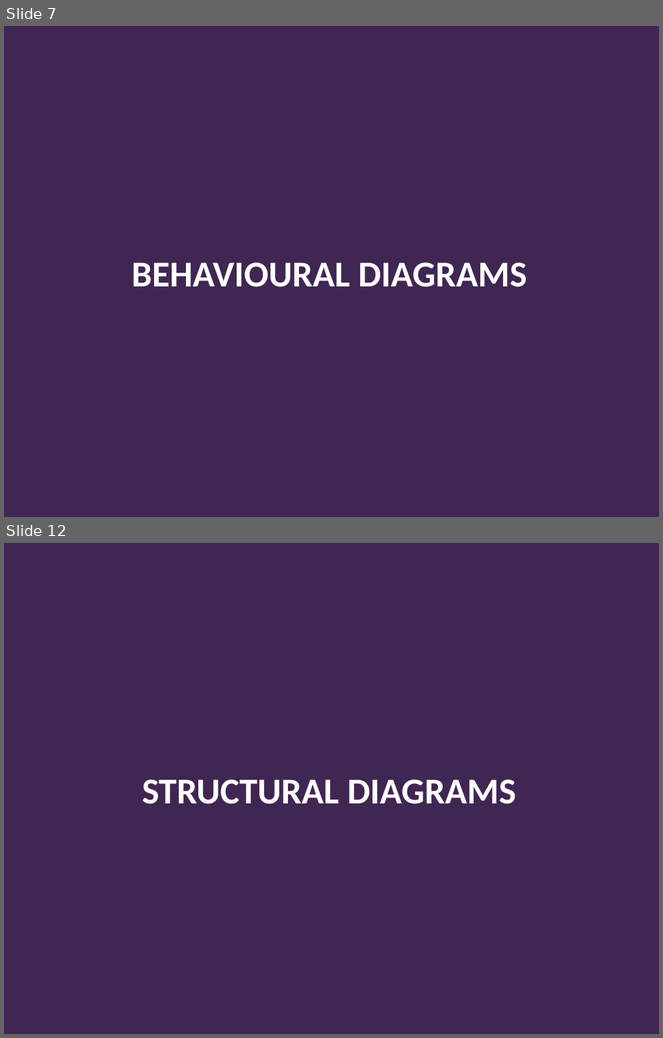
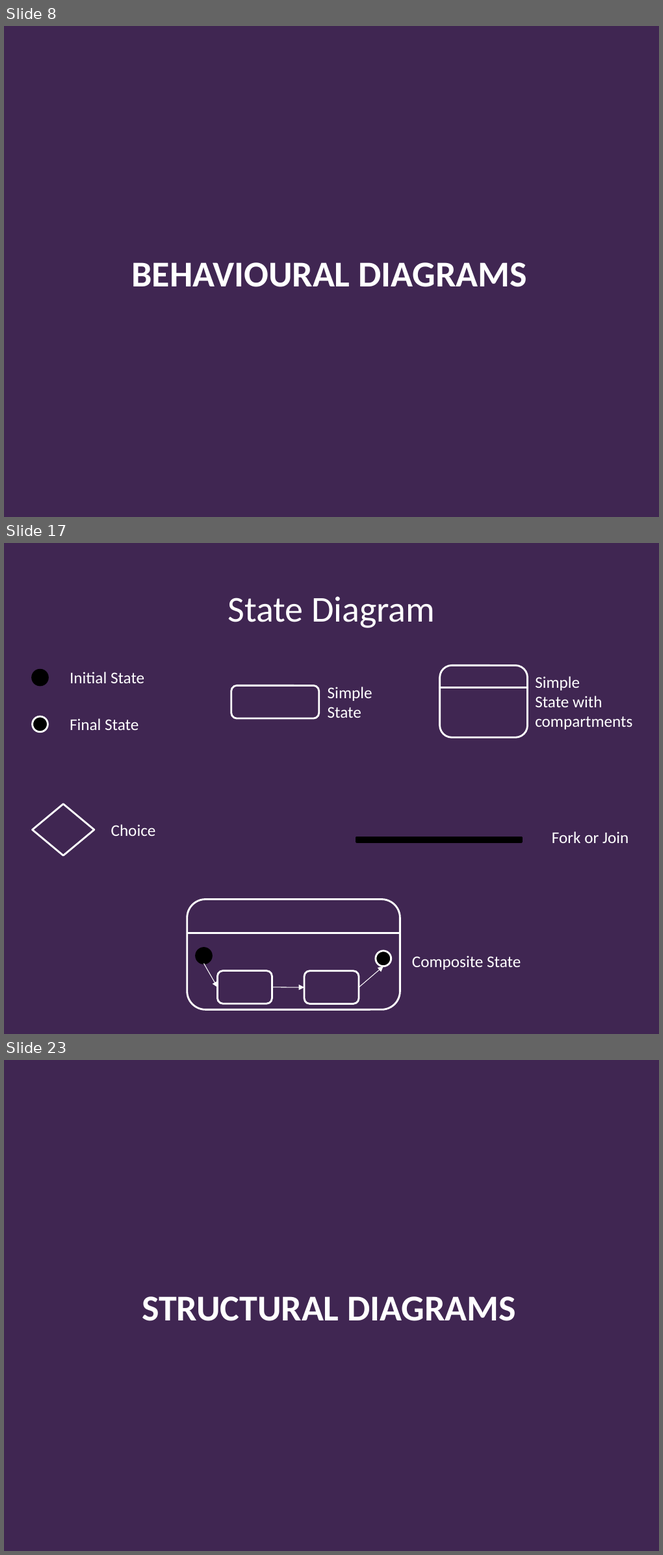
Before and after one commit to Falmouth-Games-Academy/bsc-course-materials, a slide deck: COMP140/04/2019-20-COMP140-04-lecture.pptx. Shown one above the other, each under a label of ours: slides 7 and 12 before the commit, slides 8, 17 and 23 after it; the slides between them are not shown. The pictures are 663x1038 and 663x1555 pixels, drawn with LibreOffice and Linux fonts; fonts in the diff are those of the drawing; background and template pictures are left out. Boxes give left, top, right and bottom in pixels: in the first picture for what was removed or moved away, otherwise in the second. Text is boxed around its words. In the diff, an @@ line names an element or a change of style, - is before the commit and + after.

```diff
--- a/COMP140/04/2019-20-COMP140-04-lecture.pptx
+++ b/COMP140/04/2019-20-COMP140-04-lecture.pptx
@@ slide 17 added at bbox=[4, 543, 659, 1034], background #402652 @@
@@ title added at bbox=[228, 596, 435, 628], 40 pt, text #FFFFFF @@
+State Diagram
@@ rounded rectangle added at bbox=[440, 665, 527, 737], outline #FFFFFF 2 pt @@
@@ text added at bbox=[535, 676, 633, 730], 18 pt, text #FFFFFF @@
+Simple
+State with
+compartments
@@ rounded rectangle added at bbox=[232, 686, 319, 719], outline #FFFFFF 2 pt @@
@@ text added at bbox=[328, 687, 373, 718], 18 pt, text #FFFFFF @@
+Simple
+State
@@ line added from (440, 687) to (527, 687), #FFFFFF 2 pt @@
@@ group added at bbox=[32, 670, 144, 732]: 2 ellipses, 2 texts @@
+Initial State
+Final State
@@ diamond added at bbox=[32, 804, 94, 856], outline #FFFFFF 2 pt @@
@@ text added at bbox=[111, 824, 156, 836], 18 pt, text #FFFFFF @@
+Choice
@@ text added at bbox=[552, 832, 629, 843], 18 pt, text #FFFFFF @@
+Fork or Join
@@ rectangle added at bbox=[356, 837, 521, 843], fill #000000, outline #000000 2 pt @@
@@ group added at bbox=[187, 899, 521, 1010]: 3 rounded rectangles, 3 arrows, 2 ellipses, 1 text, 1 line @@
+Composite State
@@ what was slide 7 is now slide 8 @@
@@ what was slide 12 is now slide 23 @@
```
Also in this commit, not shown: 8 slides changed, 19 other slides added, 14 other files.
